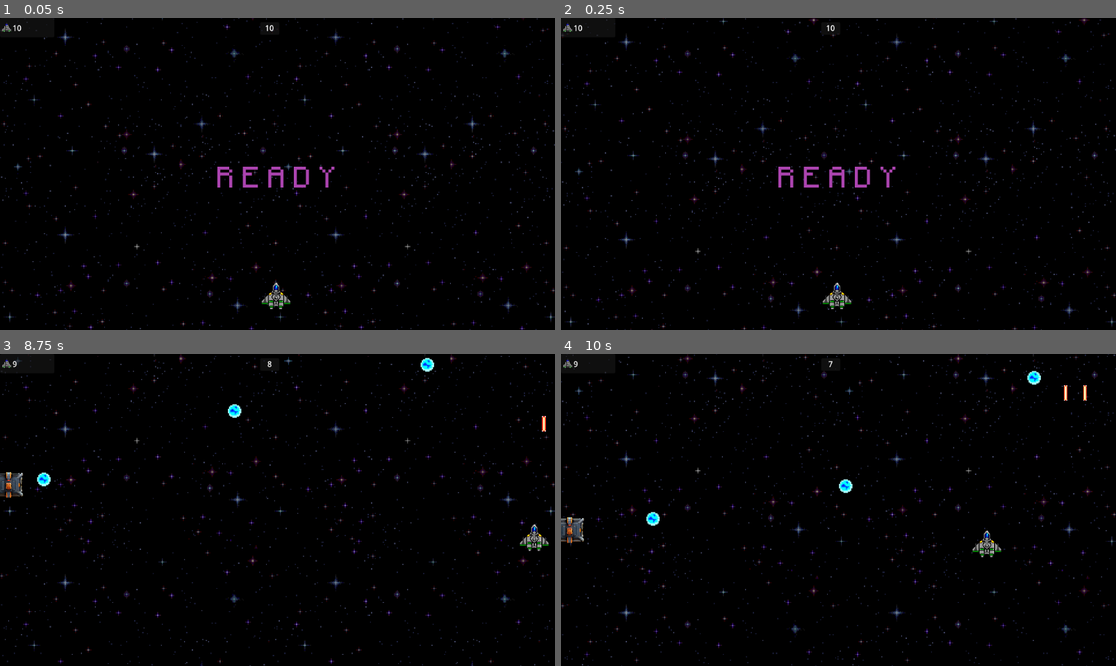
Above: before the commit, frames 1-4 (two rows, left to right).
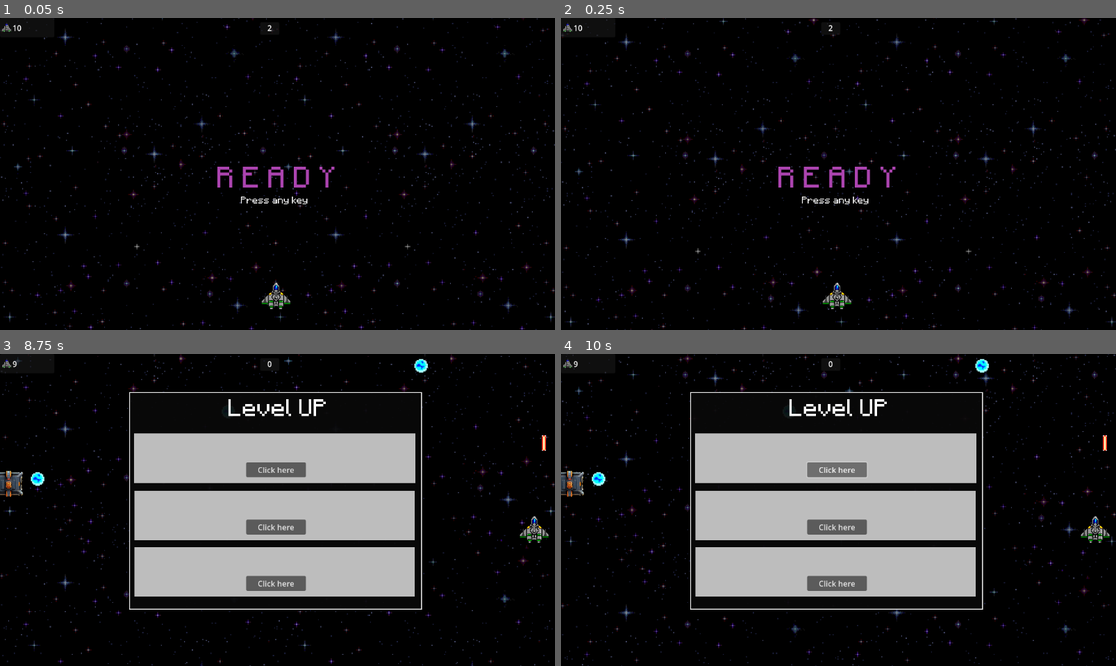
Above: after the commit, the same moments.

Repository: grammidin4eg/StartVoid
Game: Godot game, scene res://scenes/main/main.tscn
Same seed, same stepped clock (60 frames per second), same inputs: the game is played once before the commit and once after it. Sound files missing from this copy of the repository are replaced by a short silence.
Inputs (mouse positions are in pixels of both pictures, inside the frame that each line leads up to):
- Up to frame 1 (0.05 s): no input
- Up to frame 2 (0.25 s): no input
- Up to frame 3 (8.75 s): tap Enter at 0.5 s; hold Space (fire) 0.53-1.28 s; hold W (up) 0.53-2.03 s; tap Space (fire) every 1.5 s from 1.35 to 7.35 s; hold Space (fire) 2.03-2.78 s; hold A (left) 2.03-3.53 s; hold S (down) 3.53-4.28 s; hold Space (fire) 3.53-4.28 s; hold D (right) 4.28-5.03 s; hold W (up) 5.03-5.78 s; hold Space (fire) 5.03-5.78 s; hold D (right) 5.78-8.03 s; hold Space (fire) 6.53-7.28 s; hold S (down) from 8.03 s (still down); hold Space (fire) from 8.03 s (still down)
- Up to frame 4 (10 s): release S (down) at 8.75 s; release Space (fire) at 8.75 s; click (838, 469) at 8.75 s, where only the run after the commit has a clickable "Click here"; hold A (left) from 9.53 s (still down); tap Space (fire) at 9.6 s

The runs differ from the first frame. In frame 1, 0.1% of the frame differs, in the area x 43-56%, y 2-60%; in frame 2, 0.1%; in frame 3, 26%; in frame 4, 27%, in the area x 0-99%, y 1-82%.

Commit message:
показ меню левел апа

Diff:
--- /dev/null
+++ b/scenes/level_item/level_item.tscn
@@ -0,0 +1,24 @@
+[gd_scene load_steps=2 format=3 uid="uid://cxpi2gnhfjhj5"]
+
+[sub_resource type="StyleBoxFlat" id="StyleBoxFlat_xujup"]
+bg_color = Color(0.741385, 0.741385, 0.741385, 1)
+
+[node name="LevelItem" type="Panel"]
+offset_right = 603.0
+offset_bottom = 103.0
+theme_override_styles/panel = SubResource("StyleBoxFlat_xujup")
+
+[node name="Button" type="Button" parent="."]
+layout_mode = 1
+anchors_preset = 7
+anchor_left = 0.5
+anchor_top = 1.0
+anchor_right = 0.5
+anchor_bottom = 1.0
+offset_left = -59.5
+offset_top = -43.0
+offset_right = 64.5
+offset_bottom = -12.0
+grow_horizontal = 2
+grow_vertical = 0
+text = "Click here"
--- a/scenes/main/AudioStreamPlayer.gd
+++ b/scenes/main/AudioStreamPlayer.gd
@@ -1,4 +1,7 @@
 extends AudioStreamPlayer
+
+const DEFAULT_VOLUME = 0.0
+const HIDE_VOLUME = -20
 
 const TRACKS = [
 	preload("res://mus/battle1.mp3"),
@@ -15,3 +18,9 @@
 
 func _on_finished():
 	play_random()
+
+func hide_music():
+	volume_db = HIDE_VOLUME
+
+func restore_music():
+	volume_db = DEFAULT_VOLUME
--- a/scenes/main/main.gd
+++ b/scenes/main/main.gd
@@ -1,11 +1,13 @@
 extends Node2D
-const DEFAULT_ENEMY_COUNT = 10
+const DEFAULT_ENEMY_COUNT = 2
 var enemy_count = DEFAULT_ENEMY_COUNT
 
 const LASER_BALL = preload("res://scenes/shots/laser_ball_shot.tscn")
 
 func _ready():
 	_update_aim_counter()
+	$UILayer/ReadyLabel.visible = true
+	$UILayer/LevelUpPanel.visible = false
 
 func _on_bullet_area_body_exited(body):
 	body.queue_free()
@@ -30,7 +32,8 @@
 		Common.state = Common.EGAMESTATE.LEVEL
 		$SpawnTimer.stop()
 		$BonusSpawnMarker.stop()
-		$UILayer/ReadyLabel.visible = true
+		$UILayer/LevelUpPanel.visible = true
+		$AudioStreamPlayer.hide_music()
 
 func add_laset_ball(vel_vector):
 	var new_ball = LASER_BALL.instantiate()
--- a/scenes/main/main.tscn
+++ b/scenes/main/main.tscn
@@ -8,6 +8,7 @@
 [ext_resource type="FontFile" uid="uid://bfhavxvmpbiaa" path="res://font/Minecraft Seven_2.ttf" id="6_iyexd"]
 [ext_resource type="Script" path="res://scenes/main/parallax_background.gd" id="7_d8je0"]
 [ext_resource type="Texture2D" uid="uid://cgb5cuxns7hl0" path="res://images/background_1.png" id="7_fmu6m"]
+[ext_resource type="PackedScene" uid="uid://cxpi2gnhfjhj5" path="res://scenes/level_item/level_item.tscn" id="7_x6582"]
 [ext_resource type="Script" path="res://scenes/bonus/bonus_spawn_marker.gd" id="9_7ryra"]
 [ext_resource type="AudioStream" uid="uid://c0fqn1x43t7sx" path="res://snd/cli.mp3" id="9_g13xc"]
 
@@ -29,6 +30,14 @@
 }
 point_count = 5
 
+[sub_resource type="StyleBoxFlat" id="StyleBoxFlat_sjt3e"]
+bg_color = Color(0.0352941, 0.0352941, 0.0352941, 0.937255)
+border_width_left = 2
+border_width_top = 2
+border_width_right = 2
+border_width_bottom = 2
+border_color = Color(0.907942, 0.907942, 0.907942, 1)
+
 [node name="Main" type="Node2D"]
 script = ExtResource("1_ogoji")
 
@@ -65,7 +74,6 @@
 shape = SubResource("RectangleShape2D_ie2to")
 
 [node name="AudioStreamPlayer" type="AudioStreamPlayer" parent="."]
-volume_db = -10.307
 script = ExtResource("3_e6yu0")
 
 [node name="MiddleLine" type="Area2D" parent="."]
@@ -144,6 +152,69 @@
 horizontal_alignment = 1
 vertical_alignment = 1
 
+[node name="Label" type="Label" parent="UILayer/ReadyLabel"]
+layout_mode = 0
+offset_left = 1.0
+offset_top = 76.0
+offset_right = 238.0
+offset_bottom = 99.0
+theme_override_fonts/font = ExtResource("6_iyexd")
+text = "Press any key"
+horizontal_alignment = 1
+vertical_alignment = 1
+
+[node name="LevelUpPanel" type="Panel" parent="UILayer"]
+anchors_preset = 8
+anchor_left = 0.5
+anchor_top = 0.5
+anchor_right = 0.5
+anchor_bottom = 0.5
+offset_left = -308.0
+offset_top = -245.0
+offset_right = 300.0
+offset_bottom = 207.0
+grow_horizontal = 2
+grow_vertical = 2
+size_flags_horizontal = 4
+size_flags_vertical = 4
+theme_override_styles/panel = SubResource("StyleBoxFlat_sjt3e")
+
+[node name="Label" type="Label" parent="UILayer/LevelUpPanel"]
+layout_mode = 1
+anchors_preset = 5
+anchor_left = 0.5
+anchor_right = 0.5
+offset_left = -83.0
+offset_right = 95.0
+offset_bottom = 23.0
+grow_horizontal = 2
+theme_override_fonts/font = ExtResource("6_iyexd")
+theme_override_font_sizes/font_size = 40
+text = "Level UP"
+horizontal_alignment = 1
+vertical_alignment = 1
+
+[node name="LevelItem" parent="UILayer/LevelUpPanel" instance=ExtResource("7_x6582")]
+layout_mode = 0
+offset_left = 10.0
+offset_top = 86.0
+offset_right = 594.0
+offset_bottom = 189.0
+
+[node name="LevelItem2" parent="UILayer/LevelUpPanel" instance=ExtResource("7_x6582")]
+layout_mode = 0
+offset_left = 11.0
+offset_top = 205.0
+offset_right = 593.0
+offset_bottom = 308.0
+
+[node name="LevelItem3" parent="UILayer/LevelUpPanel" instance=ExtResource("7_x6582")]
+layout_mode = 0
+offset_left = 11.0
+offset_top = 322.0
+offset_right = 593.0
+offset_bottom = 425.0
+
 [node name="ParallaxBackground" type="ParallaxBackground" parent="."]
 script = ExtResource("7_d8je0")
 
Not shown: 1 places in scenes/main/main.tscn that only renumber resources
